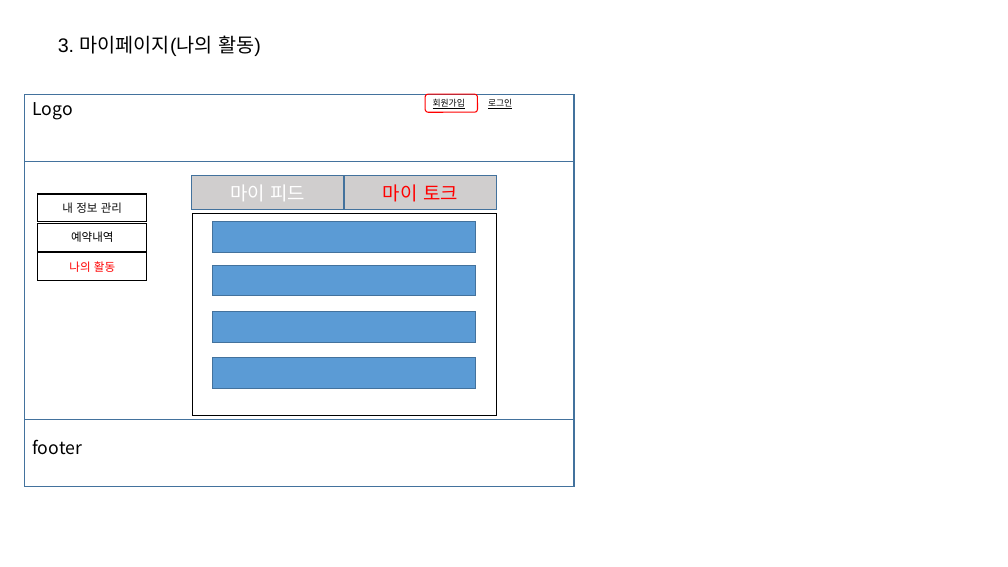
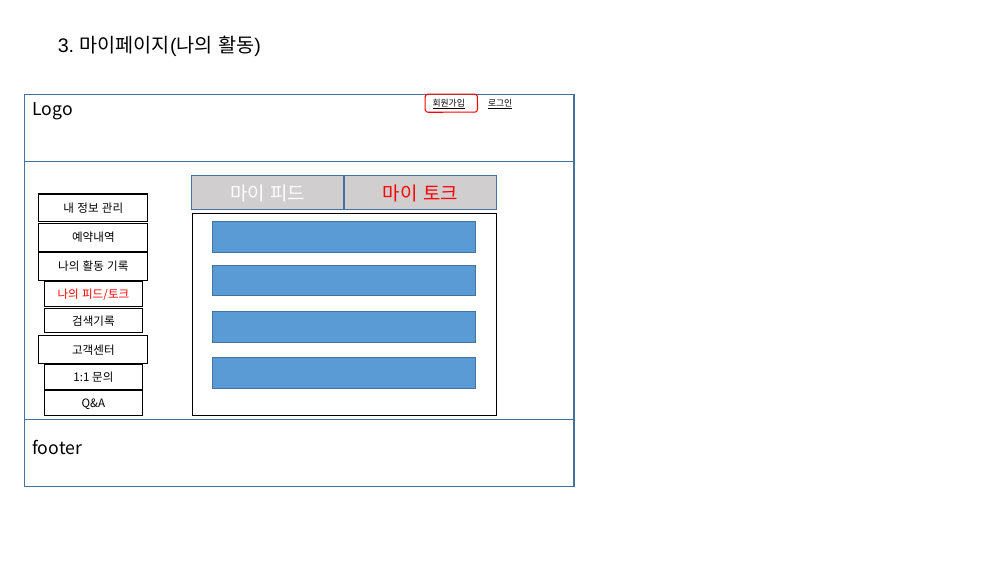
Before and after one commit to Hanbch/TravelHunter_document, a slide deck: slide 12 of document files/02_화면설계/화면설계.pptx (slide 10 before the commit). Drawn at 1008x567 pixels with LibreOffice and Linux fonts; fonts in the diff are those of the drawing. Boxes give left, top, right and bottom in pixels: in the first picture for what was removed or moved away, otherwise in the second. Text is boxed around its words. In the diff, an @@ line names an element or a change of style, - is before the commit and + after.

```diff
--- a/document files/02_화면설계/화면설계.pptx
+++ b/document files/02_화면설계/화면설계.pptx
@@ rectangle "내 정보 관리" at box(39, 194, 147, 222): text colour #0D0D0D to #000000 @@
@@ text in rectangle at box(58, 260, 128, 271): text changed; text colour #FF0000 to #000000 @@
-나의 활동
+나의 활동 기록
@@ rectangle added at box(45, 281, 142, 306), fill #FFFFFF, outline #000000 1 pt, 11 pt, text #FF0000 @@
+나의 피드/토크
@@ rectangle added at box(45, 308, 142, 333), fill #FFFFFF, outline #000000 1 pt, 11 pt, text #000000 @@
+검색기록
@@ rectangle added at box(39, 336, 147, 364), fill #FFFFFF, outline #000000 1 pt, 11 pt, text #000000 @@
+고객센터
@@ rectangle added at box(45, 365, 142, 390), fill #FFFFFF, outline #000000 1 pt, 11 pt, text #000000 @@
+1:1 문의
@@ rectangle added at box(45, 391, 142, 416), fill #FFFFFF, outline #000000 1 pt, 11 pt, text #000000 @@
+Q&A
```
Also in this commit, not shown: 5 other slides changed, 6 slides added, 9 other files.
